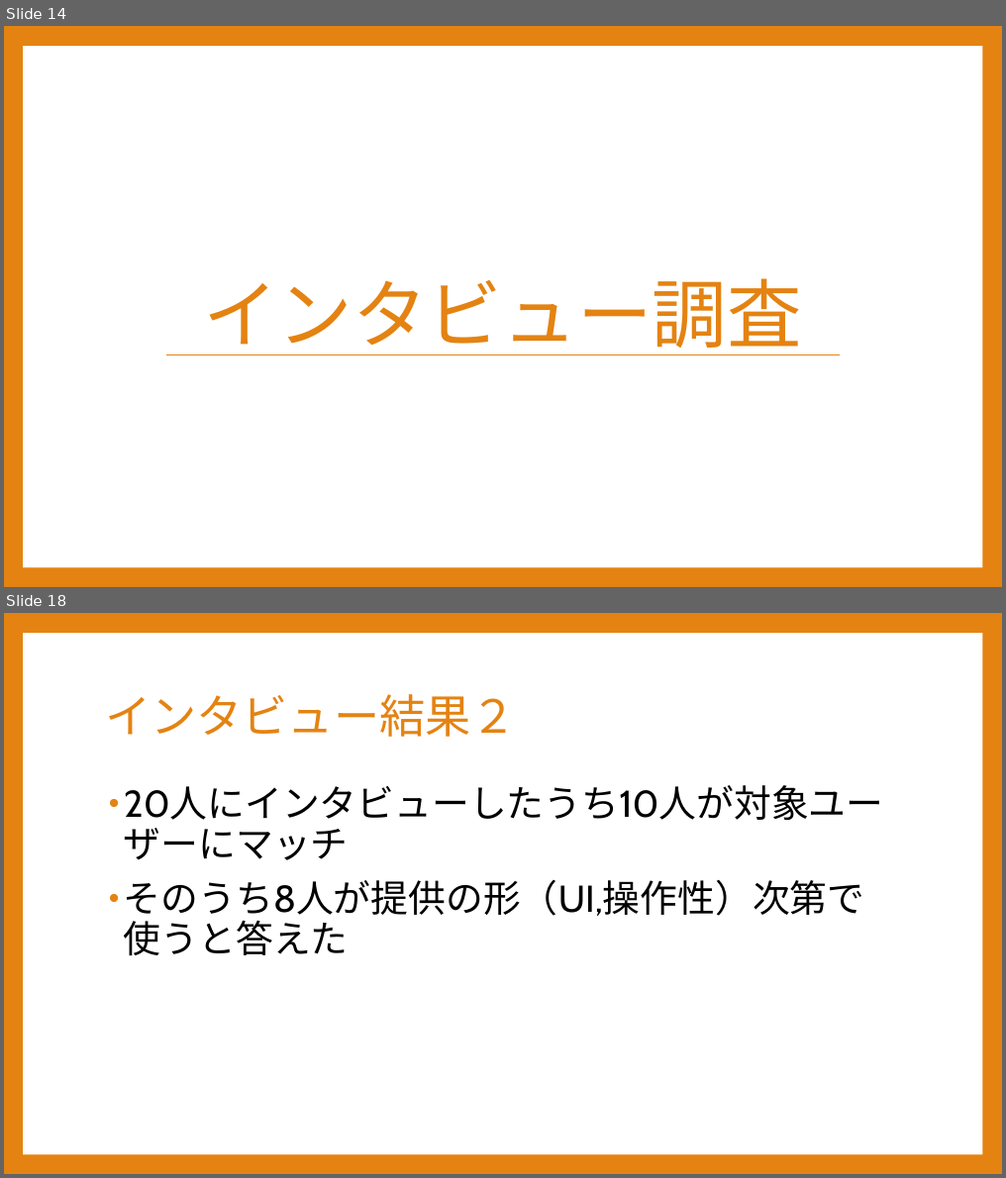
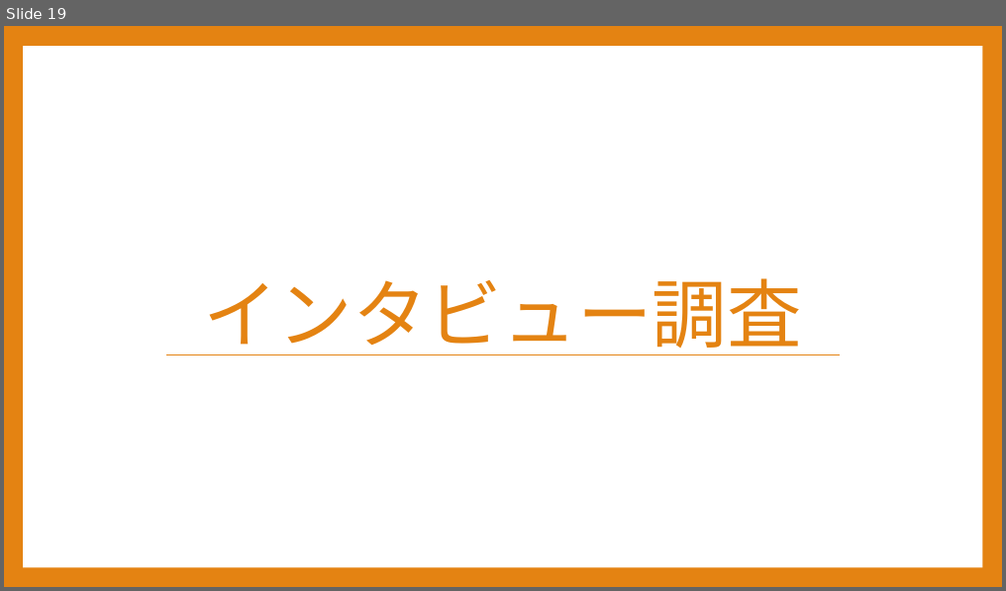
Before and after one commit to Sorarinu/ProjectP2016_F, a slide deck: production-idea/第3回中間発表.pptx. Shown one above the other, each under a label of ours: slides 14 and 18 before the commit, slide 19 after it; the slides between them are not shown. The pictures are 1006x1178 and 1006x591 pixels, drawn with LibreOffice and Linux fonts; fonts in the diff are those of the drawing. Boxes give left, top, right and bottom in pixels: in the first picture for what was removed or moved away, otherwise in the second. Text is boxed around its words. In the diff, an @@ line names an element or a change of style, - is before the commit and + after.

```diff
--- a/production-idea/第3回中間発表.pptx
+++ b/production-idea/第3回中間発表.pptx
@@ slide 18 removed at [4, 613, 1002, 1174], background #E48312; not listed: 1 template element that a slide beside it also shows @@
@@ title removed at [105, 694, 517, 737] @@
-インタビュー結果２
@@ text removed at [124, 880, 865, 957] @@
-• 20人にインタビューしたうち10人が対象ユーザーにマッチ
-• そのうち8人が提供の形（UI,操作性）次第で使うと答えた
@@ what was slide 14 is now slide 19 @@
```
Also in this commit, not shown: 4 slides changed, 8 slides added, 5 other slides removed, 3 other files.
